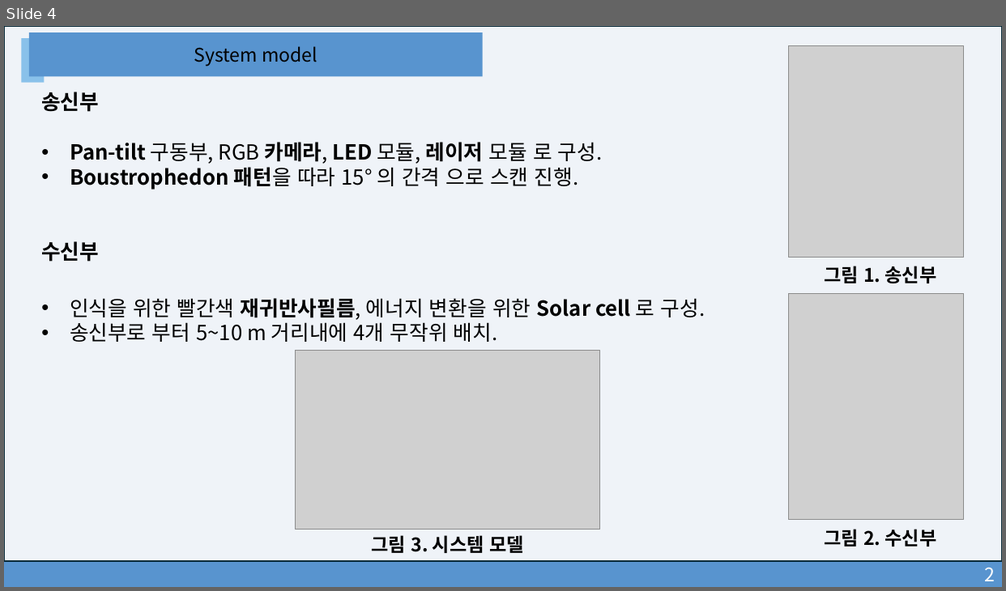
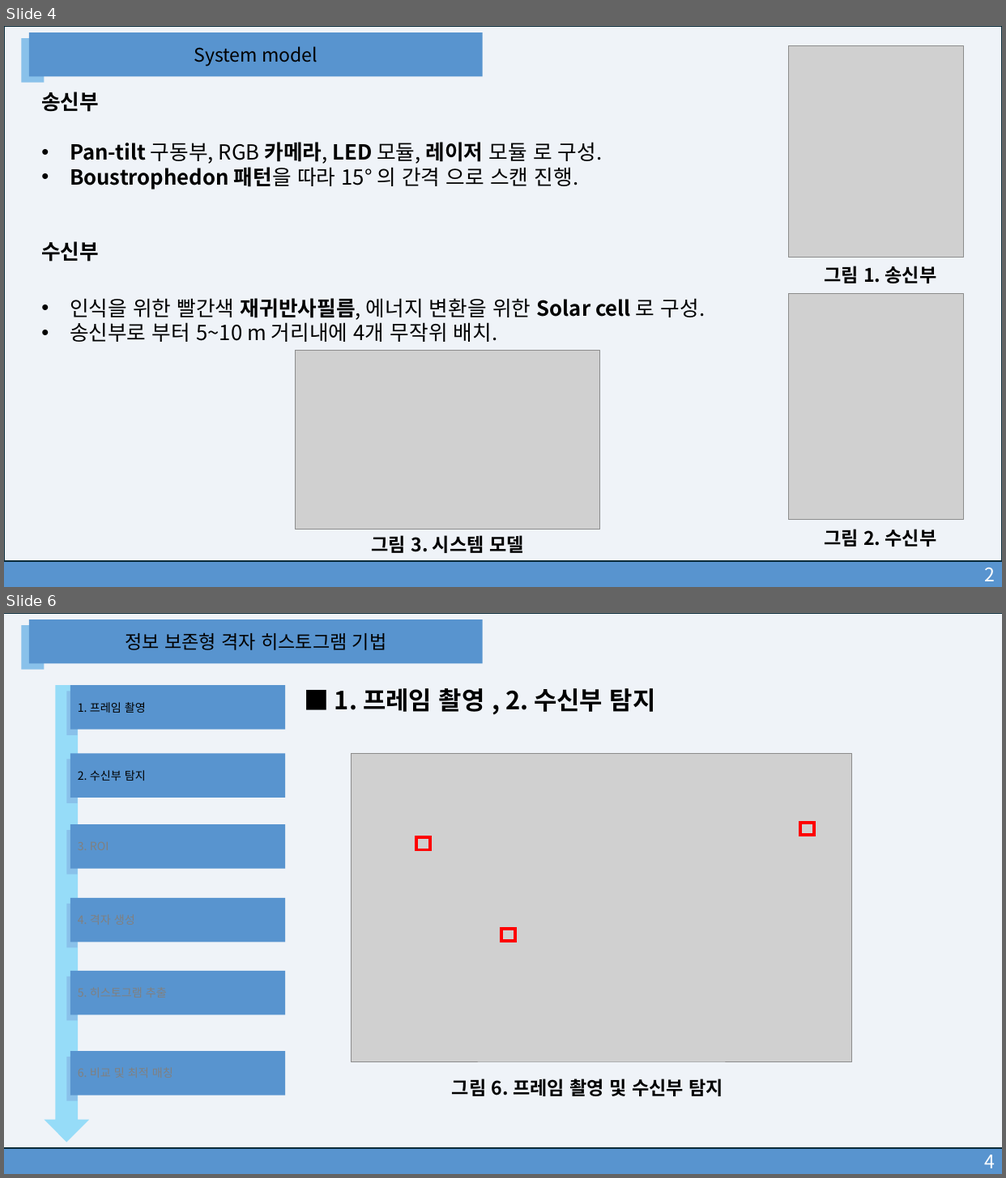
Before and after one commit to leontnhaps/DLC_system_model, a slide deck: Docs/광무선 전력 전송을 위한 Pan-Tilt 카메라 스캔 시스템에서 다중 객체 추적기법.pptx. Shown one above the other, each under a label of ours: slide 4 before the commit, slides 4 and 6 after it; the slides between them are not shown. The pictures are 1006x591 and 1006x1178 pixels, drawn with LibreOffice and Linux fonts; fonts in the diff are those of the drawing; grey boxes stand for pictures. Boxes give left, top, right and bottom in pixels: in the first picture for what was removed or moved away, otherwise in the second. Text is boxed around its words. In the diff, an @@ line names an element or a change of style, - is before the commit and + after.

```diff
--- a/Docs/광무선 전력 전송을 위한 Pan-Tilt 카메라 스캔 시스템에서 다중 객체 추적기법.pptx
+++ b/Docs/광무선 전력 전송을 위한 Pan-Tilt 카메라 스캔 시스템에서 다중 객체 추적기법.pptx
@@ slide 6 added at box(4, 613, 1002, 1174), background #FFFFFF @@
@@ rectangle added at box(4, 613, 1002, 1148), fill #EFF3F8, outline #092A39 1.5 pt @@
@@ rectangle added at box(21, 625, 44, 669), fill #89C1EA @@
@@ rectangle added at box(28, 619, 483, 664), fill #5894CF, 18 pt, text #000000 @@
+정보 보존형 격자 히스토그램 기법
@@ down arrow added at box(44, 686, 89, 1143), fill #96DCF8 @@
@@ rectangle added at box(67, 691, 78, 735), fill #89C1EA @@
@@ rectangle added at box(70, 686, 286, 730), fill #5894CF, 11 pt, text #000000 @@
+1. 프레임 촬영
@@ text added at box(334, 688, 656, 712), 24 pt, text #000000, bold @@
+■ 1. 프레임 촬영 , 2. 수신부 탐지
@@ rectangle added at box(70, 754, 286, 798), fill #5894CF, 11 pt, text #000000 @@
+2. 수신부 탐지
@@ picture added at box(351, 754, 852, 1063) @@
@@ rectangle added at box(67, 759, 78, 803), fill #89C1EA @@
@@ rectangle added at box(67, 830, 78, 875), fill #89C1EA @@
@@ rectangle added at box(70, 824, 286, 868), fill #5894CF @@
@@ rectangle added at box(799, 823, 814, 835), outline #FF0000 3 pt @@
@@ rectangle added at box(416, 837, 431, 850), outline #FF0000 3 pt @@
@@ rectangle added at box(67, 904, 78, 948), fill #89C1EA @@
@@ rectangle added at box(70, 898, 286, 943), fill #5894CF @@
@@ rectangle added at box(501, 929, 515, 941), outline #FF0000 3 pt @@
@@ rectangle added at box(67, 977, 78, 1021), fill #89C1EA @@
@@ rectangle added at box(70, 971, 286, 1015), fill #5894CF @@
@@ rectangle added at box(67, 1057, 78, 1101), fill #89C1EA @@
@@ rectangle added at box(70, 1051, 286, 1095), fill #5894CF @@
@@ text added at box(452, 1079, 723, 1097), 18 pt, text #000000, bold @@
+그림 6. 프레임 촬영 및 수신부 탐지
@@ rectangle added at box(4, 1148, 1002, 1174), fill #5894CF, 18 pt, text #FFFFFF @@
+4
```
Also in this commit, not shown: 5 slides changed, 3 other slides added, 3 slides removed, 2 other files.
